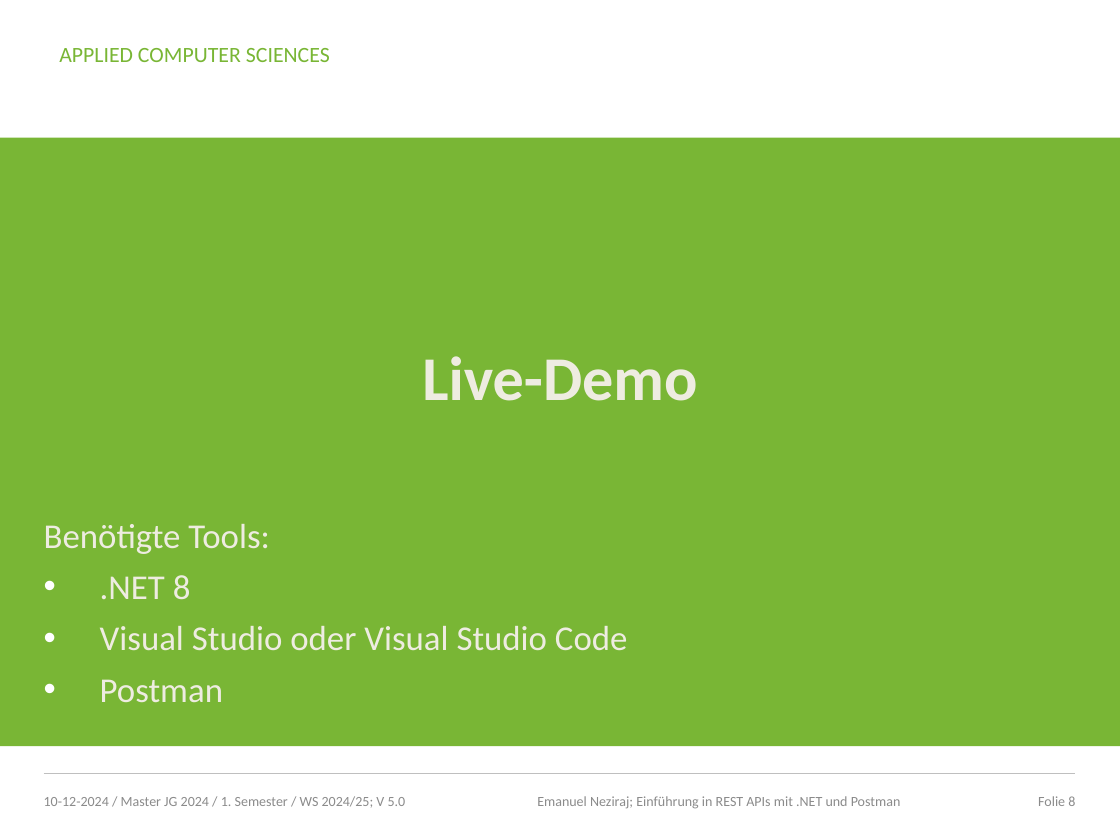
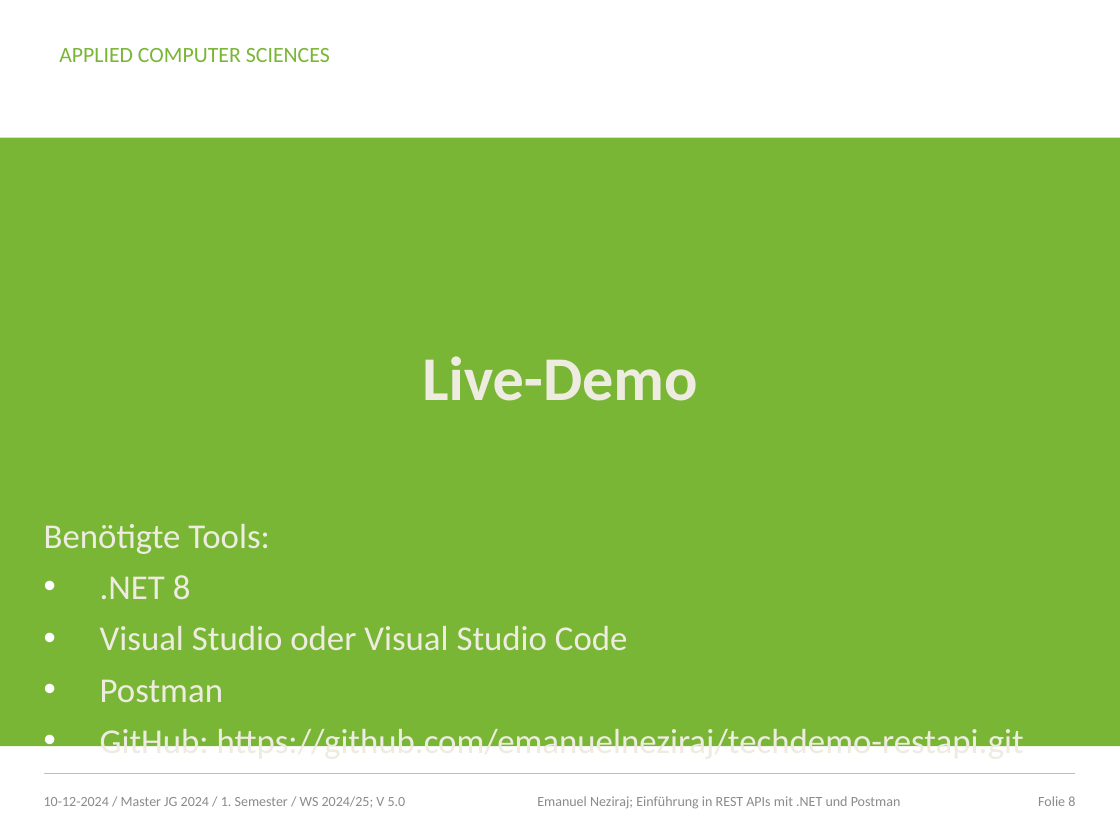
Before and after one commit to emanuelneziraj/techdemo-restapi, a slide deck: slide 8 of Präsentation-REST-API.pptx. Drawn at 1120x840 pixels with LibreOffice and Linux fonts; fonts in the diff are those of the drawing; background and template pictures are left out. Boxes give left, top, right and bottom in pixels: in the first picture for what was removed or moved away, otherwise in the second. Text is boxed around its words. In the diff, an @@ line names an element or a change of style, - is before the commit and + after.

Commit message:
added github link to presentation

```diff
--- a/Präsentation-REST-API.pptx
+++ b/Präsentation-REST-API.pptx
@@ text at (100, 724, 1024, 761): paragraph added @@
+• GitHub: https://github.com/emanuelneziraj/techdemo-restapi.git
```
